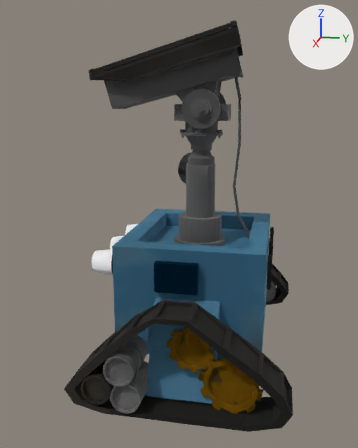
One commit to the FBX model Assets/Models/Player/RobotThief_LP.fbx: the scene before it, then after it.
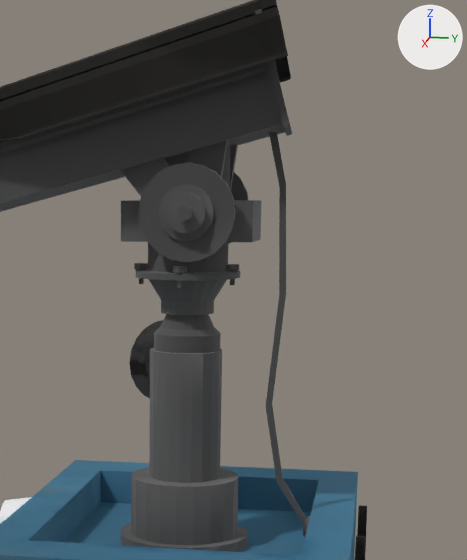
Old and new are each drawn whole from a 50 mm camera at (18.31, 3.09, 10.13) aimed at (0.59, -0.45, 5.7) and again close up on the part from 35% to 88% of the width and 5% to 56% of the height. Arrows for +X, +Y and +Z are at upper right; the lights stay in place. Where no turn or scale is listed for an object, it has been applied to the vertices. Vertices at the same position are counted once.

The first close-up shows 'RobotBase', 'RobotCamera'.
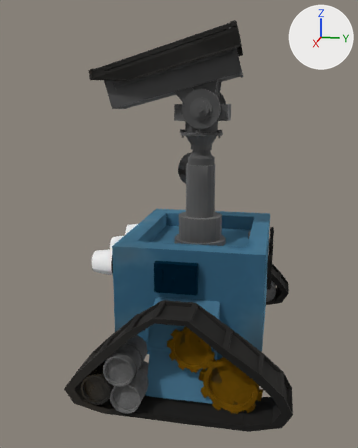
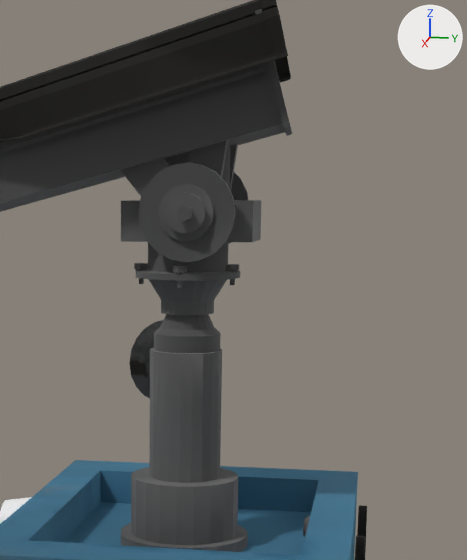
Pixel boxes (x1, y1, x2, y2) of what changed, in the close-ups (467 x 560 px):
'RobotBase', reshaped
    before: (0, 132, 367, 560)
    after: (0, 314, 367, 560)
part 1 of me_mesh, deleted (black)
    before: (266, 132, 306, 525)

The change in detail:
me_mesh is used by ob_robotbase; location (0.22, 0.28, 5.88).
me_mesh had 3992 vertices, 4426 faces and spanned x -5.36..5.36, y -3.55..3.55, z -5.11..5.11.
me_mesh now has 3964 vertices, 4397 faces and spans x -5.36..5.36, y -3.55..3.55, z -5.11..2.59.
Part 1, on me_mesh:
28 vertices are removed from x 0.16..0.28, y 1.17..1.51, z 0.15..5.11.
29 faces are deleted.
